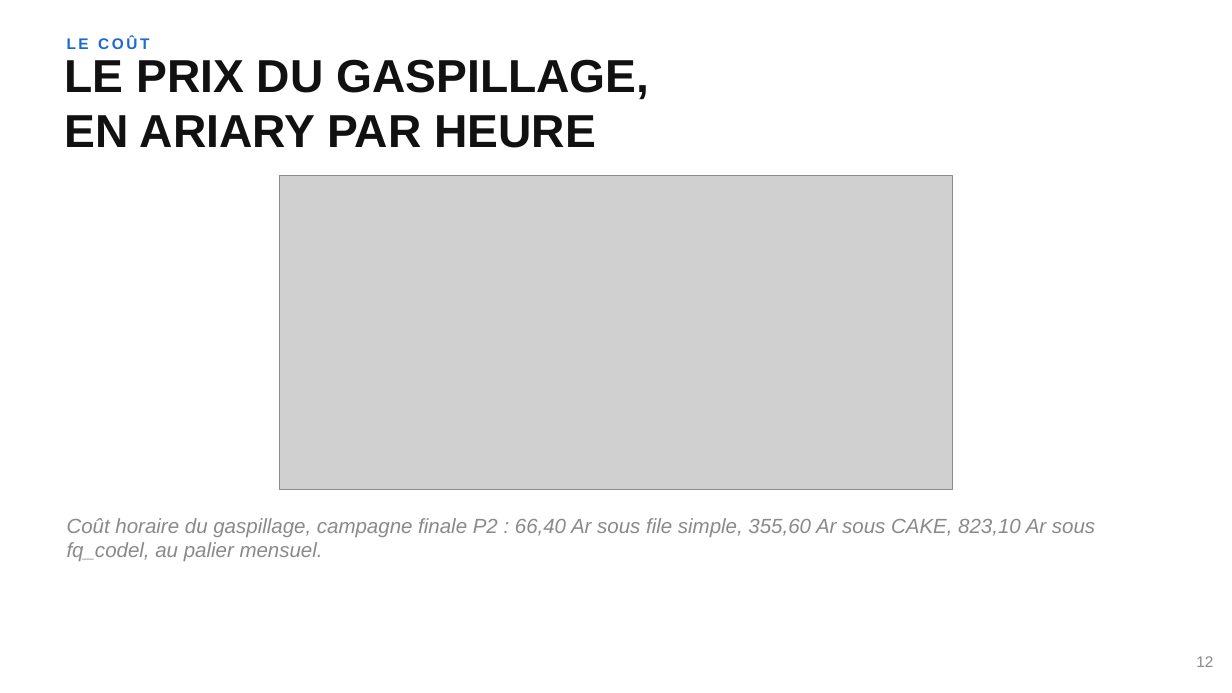
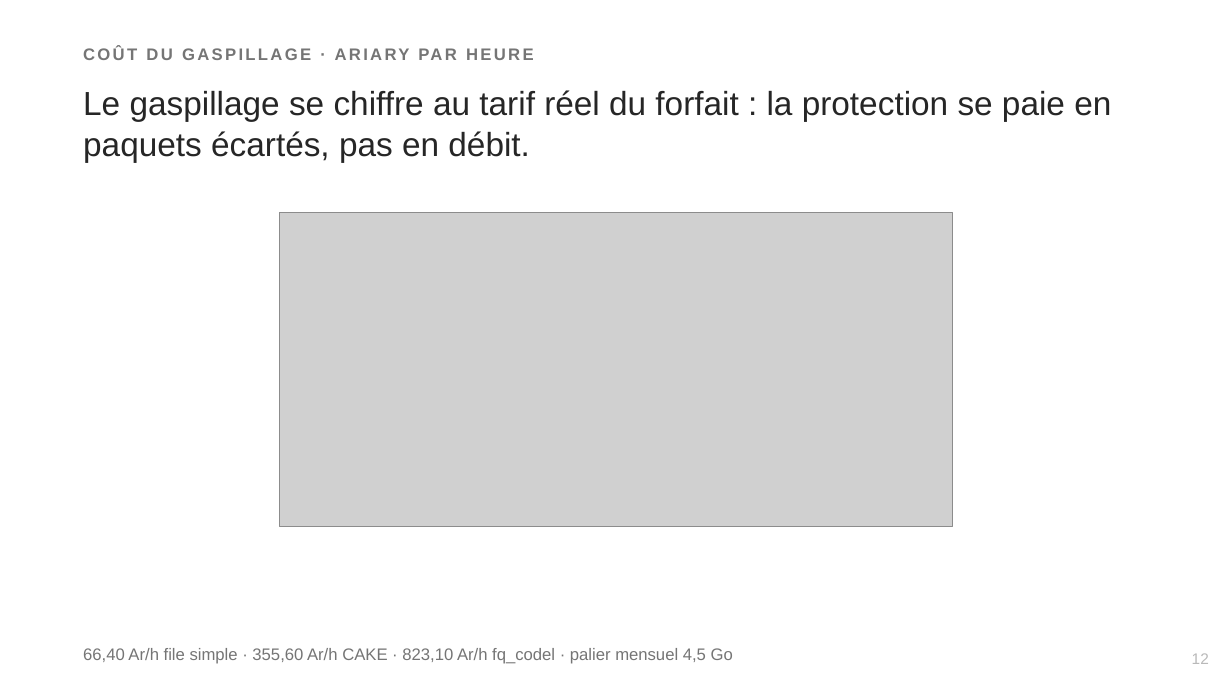
Before and after one commit to Realms4239/cgo, a slide deck: slide 12 of book/soutenance.pptx. Drawn at 1232x693 pixels with LibreOffice and Linux fonts; fonts in the diff are those of the drawing; grey boxes stand for pictures. Boxes give left, top, right and bottom in pixels: in the first picture for what was removed or moved away, otherwise in the second. Text is boxed around its words. In the diff, an @@ line names an element or a change of style, - is before the commit and + after.

Commit message:
feat(livrables): rebuild L1/L2/L3 depuis sources reconciliees + figR3-qdi.png regeneree (STOP deck verifie, chiffres sanctuarises intacts)

```diff
--- a/book/soutenance.pptx
+++ b/book/soutenance.pptx
@@ text at (83, 90, 1111, 163): text changed; size 36 to 26 pt; text colour #111111 to #262626; bold off @@
-LE PRIX DU GASPILLAGE,
-EN ARIARY PAR HEURE
+Le gaspillage se chiffre au tarif réel du forfait : la protection se paie en paquets écartés, pas en débit.
@@ text at (609, 91, 646, 116): text changed; size 12 to 13 pt; text colour #1C69D4 to #757575 @@
-LE COÛT
+COÛT DU GASPILLAGE · ARIARY PAR HEURE
@@ picture: place and size @@
-picture at (279, 176, 953, 490)
+picture at (279, 213, 953, 527)
@@ text at (83, 648, 733, 664): text changed; size 16 to 13 pt; text colour #8A8A8A to #757575; italic off @@
-Coût horaire du gaspillage, campagne finale P2 : 66,40 Ar sous file simple, 355,60 Ar sous CAKE, 823,10 Ar sous fq_codel, au palier mensuel.
+66,40 Ar/h file simple · 355,60 Ar/h CAKE · 823,10 Ar/h fq_codel · palier mensuel 4,5 Go
@@ text "66,40 Ar/h file simple · ..." at (83, 648, 733, 664): vertical alignment top to middle @@
@@ text "12" at (1192, 653, 1209, 664): text colour #8A8A8A to #B9B9B9 @@
```
Also in this commit, not shown: 20 other slides changed, 5 slides added, 5 slides removed, 4 other files.
